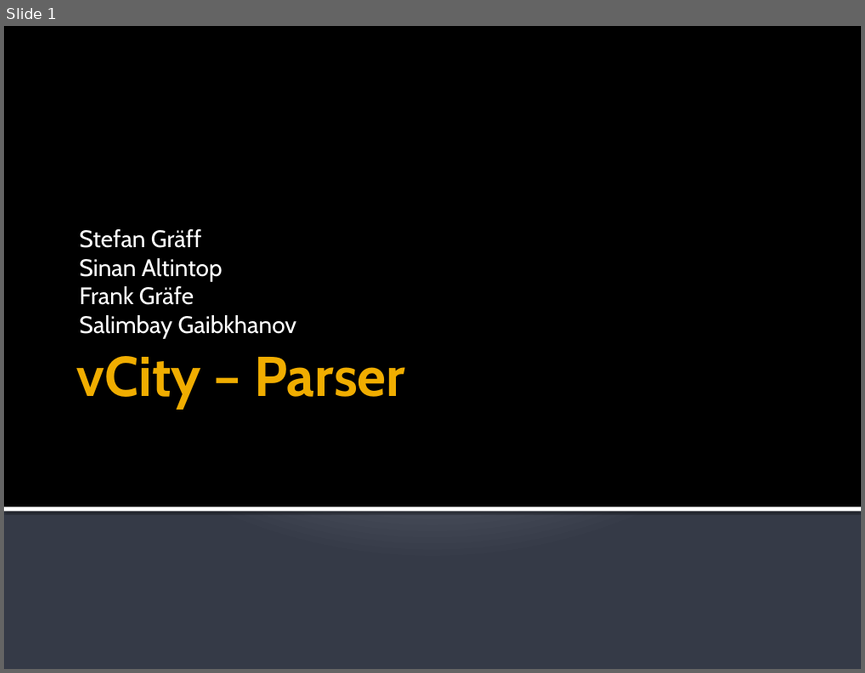
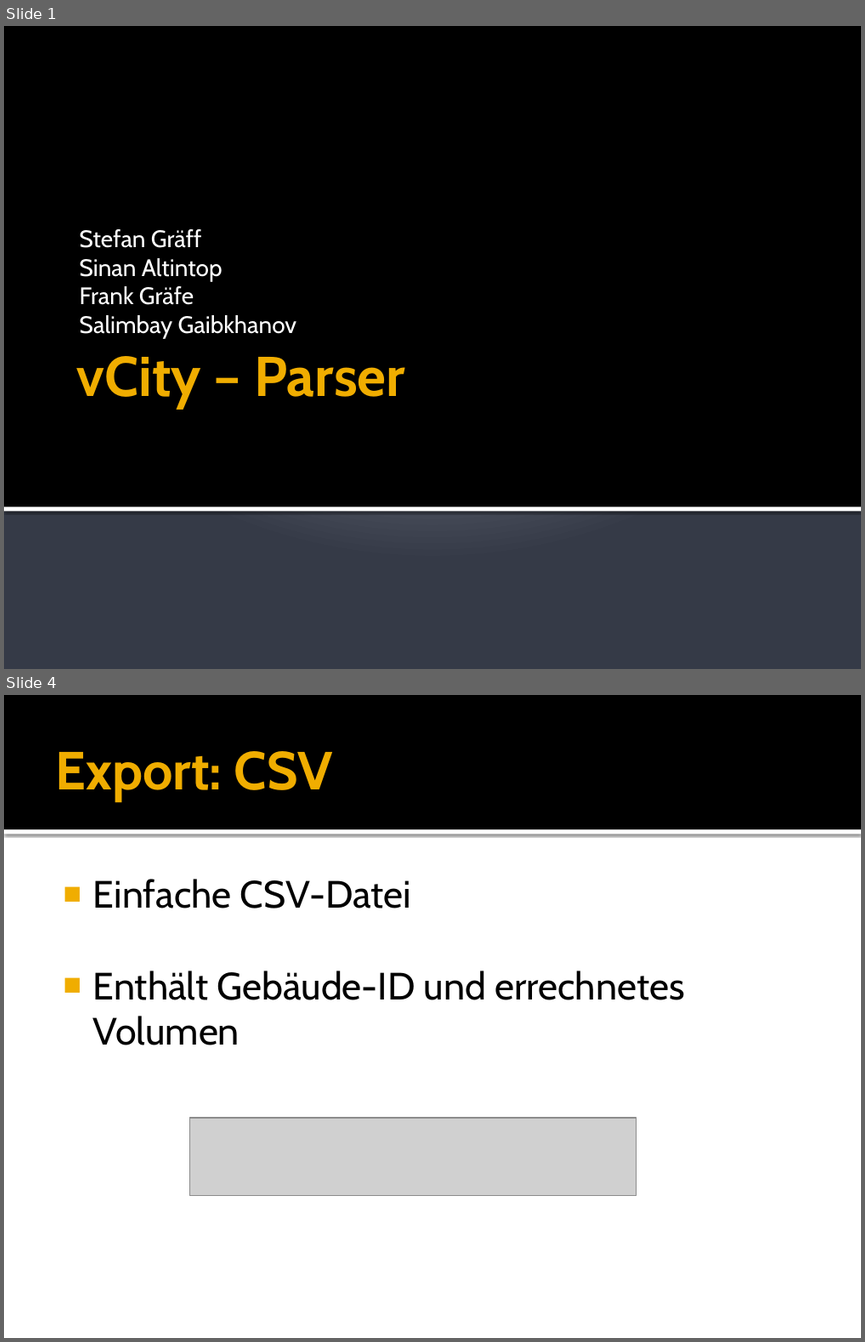
Before and after one commit to hft-swp/stuff, a slide deck: doku/Parser/vCity - Parser.pptx. Shown one above the other, each under a label of ours: slide 1 before the commit, slides 1 and 4 after it; the slides between them are not shown. The pictures are 865x673 and 865x1342 pixels, drawn with LibreOffice and Linux fonts; fonts in the diff are those of the drawing; grey boxes stand for pictures. Boxes give left, top, right and bottom in pixels: in the first picture for what was removed or moved away, otherwise in the second. Text is boxed around its words. In the diff, an @@ line names an element or a change of style, - is before the commit and + after.

```diff
--- a/doku/Parser/vCity - Parser.pptx
+++ b/doku/Parser/vCity - Parser.pptx
@@ slide 4 added at (4,695,861,1338), background #FFFFFF @@
@@ rectangle added at (4,695,861,829), fill #000000 @@
@@ title added at (55,751,333,802), 45 pt, text #F0AD00, bold @@
+Export: CSV
@@ rectangle added at (4,829,861,834), fill #FFFFFF @@
@@ text added at (93,879,684,1045), 32 pt, text #000000 @@
+■ Einfache CSV-Datei
+■ Enthält Gebäude-ID und errechnetes Volumen
@@ picture added at (190,1117,636,1196) @@
```
Also in this commit, not shown: 1 slide changed, 3 other slides added.
